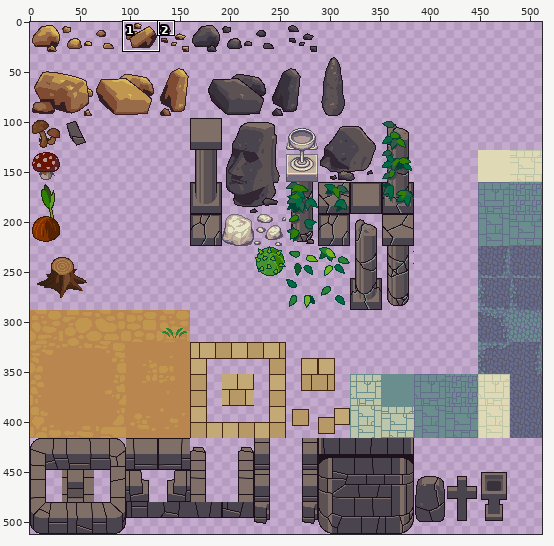
Sprite sheet -- res/Tileset-Outdoor2.png. Above, an overview of the earlier version with the close-up marked.
Close-up. As it was:
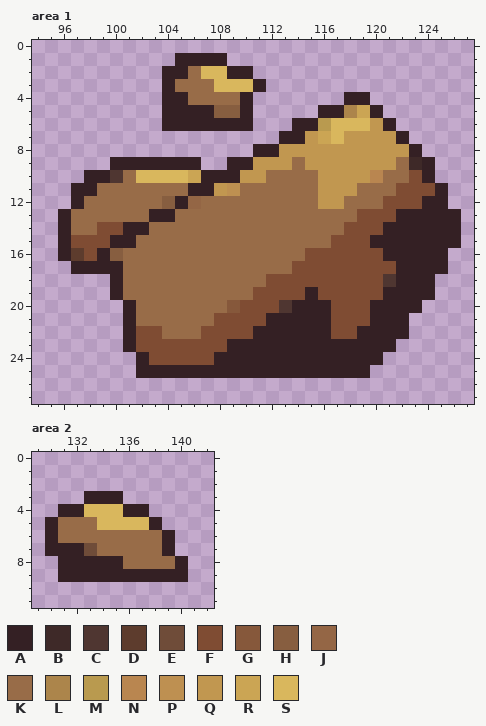
The file is 512x512 pixels. Pixels under 10% opacity are left out. Colours within 5 levels of each other are drawn and written as one. Shown: area 1: x 94..127, y 0..27; area 2: x 129..142, y 0..11. The commit also changed other parts of the picture, which this record leaves out.
Palette (. is transparent): A #342024  B #3e2928  C #4f3631  D #5d3c2d  E #6f4c39  F #7f4c33  G #86583b  H #875e40  J #946645  K #986c48  L #ac854b  M #b99a4f  N #b98650  P #be9051  Q #c19750  R #cba554  S #d9b75d
Pixels before, area 1, first column x 96:
 1 .........AAAA..................
 2 ........AAKSSAA................
 3 ........AKKKSSSA...............
 4 ........AAKKKKA.......AA.......
 5 ........AAAAHHA.....AALRA......
 6 ........AAAAAAA...AAMSSSQA.....
 7 .................AAQRSQQQQA....
 8 ...............AAQQQQQQQQQQA...
 9 ....AAAAAAA..AAQQQKQQQQQQQKBA..
10 ..AACKSSSSRAAAQQKKKKQQQQNKKFA..
11 .AAKKKKKKKAAQPKKKKKKQQQKKKFFFA.
12 .AKKKKKKHAJKKKKKKKKKQQKKKFFFAA.
13 AKKKKKKAAKKKKKKKKKKKKKKFFFAAAAA
14 AKKFFAAKKKKKKKKKKKKKKKFFFAAAAAA
15 AFFFAAKKKKKKKKKKKKKKKFFFAAAAAAA
16 ADFAHKKKKKKKKKKKKKKFFFFFFAAAAA.
17 .AAAAKKKKKKKKKKKKKFFFFFFFFAAAA.
18 ....AKKKKKKKKKKKFFFFFFFFFCAAA..
19 ....AKKKKKKKKKKFFFFAFFFFFAAAA..
20 .....AKKKKKKKGFFFCAAAFFFAAAA...
21 .....AKKKKKKFFFFAAAAAFFFAAA....
22 .....AFFKKKFFFFAAAAAAFFAAAA....
23 .....AFFFFFFFAAAAAAAAAAAAA.....
24 ......AFFFFFAAAAAAAAAAAAA......
25 ......AAAAAAAAAAAAAAAAAA.......
Pixels before, area 2, first column x 130:
 3 ...AAA.....
 4 .AASSSAA...
 5 AKKKSSSSA..
 6 AKKKKKKKKA.
 7 AAAEKKKKKA.
 8 .AAAAAKKKKA
 9 .AAAAAAAAAA
The result:
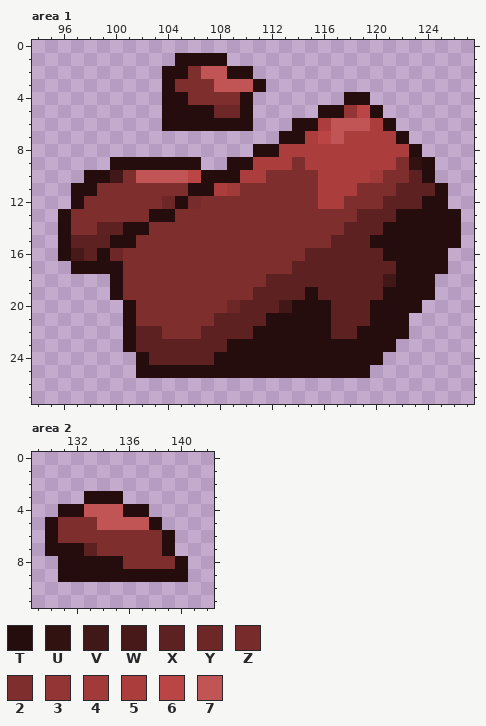
Colours new in this view: T #260d0d  U #321111  V #421717  W #481919  X #5e2121  Y #6e2727  Z #782b2b  2 #7f2e2e  3 #943535  4 #a33a3a  5 #ac3d3d  6 #bb4444  7 #c15454
Diff:
Changed rows in their new state; - is an unchanged pixel.
Area 1:
first column x 96:
 1 ---------TTTT------------------
 2 --------TT277TT----------------
 3 --------T222777T---------------
 4 --------TT2222T-------TT-------
 5 --------TTTTYYT-----TT36T------
 6 --------TTTTTTT---TT57775T-----
 7 -----------------TT5675555T----
 8 ---------------TT5555555555T---
 9 ----TTTTTTT--TT555255555552UT--
10 --TTV277776TTT5522225555422XT--
11 -TT2222222TT54222222555222XXXT-
12 -T222222YTZ22222222255222XXXTT-
13 T222222TT22222222222222XXXTTTTT
14 T22XXTT222222222222222XXXTTTTTT
15 TXXXTT222222222222222XXXTTTTTTT
16 TWXTY22222222222222XXXXXXTTTTT-
17 -TTTT2222222222222XXXXXXXXTTTT-
18 ----T22222222222XXXXXXXXXVTTT--
19 ----T2222222222XXXXTXXXXXTTTT--
20 -----T2222222YXXXVTTTXXXTTTT---
21 -----T222222XXXXTTTTTXXXTTT----
22 -----TXX222XXXXTTTTTTXXTTTT----
23 -----TXXXXXXXTTTTTTTTTTTTT-----
24 ------TXXXXXTTTTTTTTTTTTT------
25 ------TTTTTTTTTTTTTTTTTT-------
Area 2:
first column x 130:
 3 ---TTT-----
 4 -TT777TT---
 5 T2227777T--
 6 T22222222T-
 7 TTTX22222T-
 8 -TTTTT2222T
 9 -TTTTTTTTTT
Boxes around the changes in both close-ups, in picture pixels (x1, y1, x2, y2):
changed: (58, 53, 461, 378)
changed: (45, 491, 188, 582)
